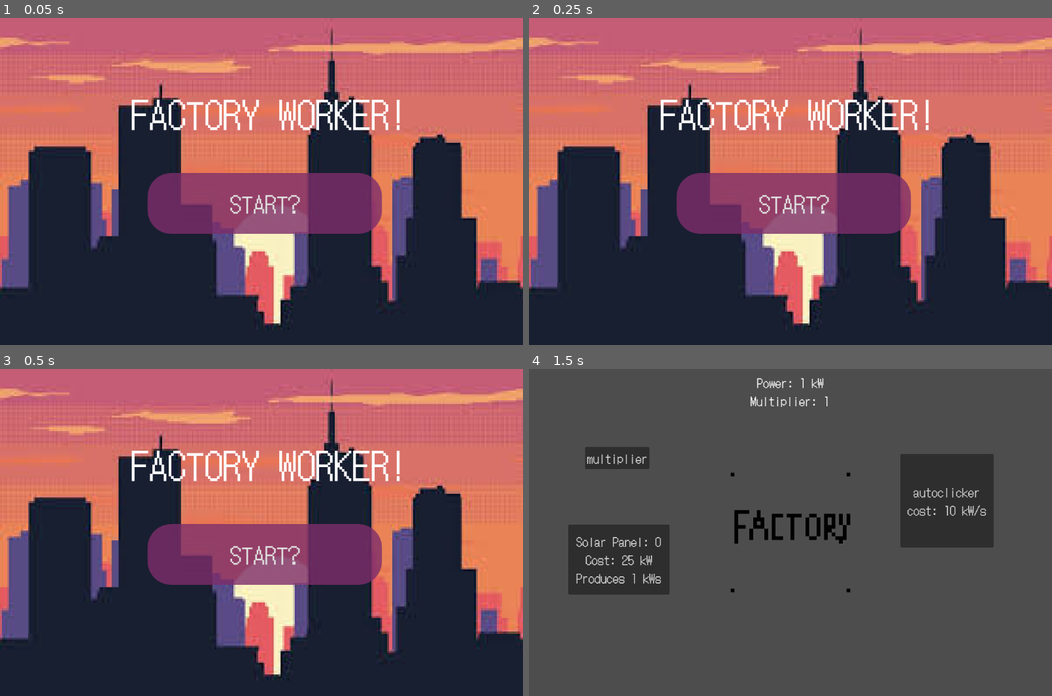
Above: before the commit, frames 1-4 (two rows, left to right).
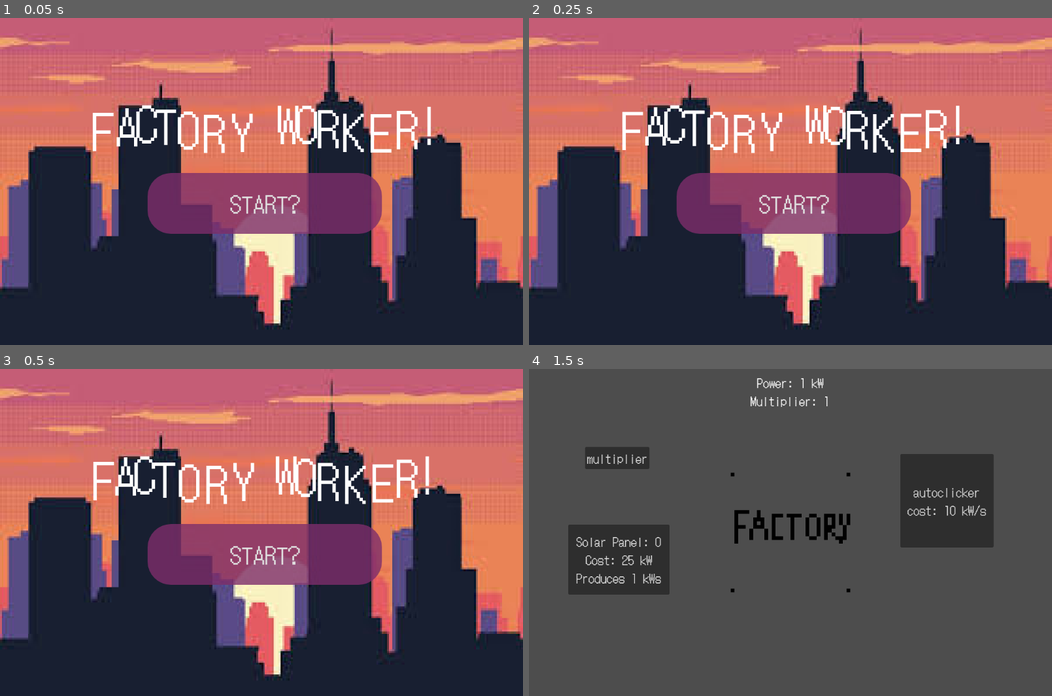
Above: after the commit, the same moments.

Repository: chu0029/SusGame
Game: Godot game, scene res://scenes/menu_start.tscn
Two runs of this game, one before a commit and one after it. Both use one fixed random seed, a clock stepped at 60 frames per second and the inputs below.
Inputs (mouse positions are in pixels of both pictures, inside the frame that each line leads up to):
- Up to frame 1 (0.05 s): no input
- Up to frame 2 (0.25 s): no input
- Up to frame 3 (0.5 s): no input
- Up to frame 4 (1.5 s): click "START?" at 0.5 s; click (790, 532) at 1.25 s

The runs differ from the first frame. In frame 1, 3.5% of the frame differs, in the area x 17-83%, y 25-42%; in frame 2, 3.5%; in frame 3, 3.5%; in frame 4, nothing differs.

Commit message:
tornadooooo

Diff:
--- a/scenes/menu_start.tscn
+++ b/scenes/menu_start.tscn
@@ -3,10 +3,7 @@
 [ext_resource type="Script" uid="uid://c07hputae2uq7" path="res://scripts/menu_start_script.gd" id="1_tc6ix"]
 [ext_resource type="Texture2D" uid="uid://0mbegryy0420" path="res://city pixal placeholder.jpg" id="2_4jmj5"]
 [ext_resource type="FontFile" uid="uid://dd1g3ubwksw" path="res://DOTGOTHIC16.TTF" id="3_phe8i"]
-
-[sub_resource type="LabelSettings" id="LabelSettings_tc6ix"]
-font = ExtResource("3_phe8i")
-font_size = 79
+[ext_resource type="Script" uid="uid://cdaiah8pxptle" path="res://scripts/rich_text_label.gd" id="4_4jmj5"]
 
 [sub_resource type="StyleBoxFlat" id="StyleBoxFlat_tc6ix"]
 bg_color = Color(0.489521, 0.177108, 0.418911, 0.8)
@@ -56,22 +53,6 @@
 grow_vertical = 2
 texture = ExtResource("2_4jmj5")
 
-[node name="Label" type="Label" parent="TextureRect"]
-layout_mode = 1
-anchors_preset = 5
-anchor_left = 0.5
-anchor_right = 0.5
-offset_left = -280.0
-offset_top = 146.0
-offset_right = 313.0
-offset_bottom = 261.0
-grow_horizontal = 2
-text = "Factory worker!"
-label_settings = SubResource("LabelSettings_tc6ix")
-horizontal_alignment = 1
-vertical_alignment = 1
-uppercase = true
-
 [node name="Button" type="Button" parent="."]
 layout_mode = 0
 offset_left = 316.0
@@ -85,4 +66,28 @@
 theme_override_styles/normal = SubResource("StyleBoxFlat_4jmj5")
 text = "START?"
 
+[node name="RichTextLabel" type="RichTextLabel" parent="."]
+layout_mode = 1
+anchors_preset = 8
+anchor_left = 0.5
+anchor_top = 0.5
+anchor_right = 0.5
+anchor_bottom = 0.5
+offset_left = -418.0
+offset_top = -195.0
+offset_right = 424.0
+offset_bottom = -39.0
+grow_horizontal = 2
+grow_vertical = 2
+theme_override_fonts/normal_font = ExtResource("3_phe8i")
+theme_override_fonts/bold_font = ExtResource("3_phe8i")
+theme_override_font_sizes/normal_font_size = 100
+theme_override_font_sizes/bold_font_size = 100
+bbcode_enabled = true
+text = "FACTORY WORKER!
+"
+horizontal_alignment = 1
+vertical_alignment = 1
+script = ExtResource("4_4jmj5")
+
 [connection signal="pressed" from="Button" to="." method="_on_button_pressed"]
--- /dev/null
+++ b/scripts/label.gd
@@ -0,0 +1,7 @@
+extends Label
+
+func _ready() -> void:
+	pass
+
+func _process(delta: float) -> void:
+	self.text = "[wave amp=10 freq=5] FACTORY WORKER! [/wave]"
--- /dev/null
+++ b/scripts/rich_text_label.gd
@@ -0,0 +1,9 @@
+extends RichTextLabel
+
+func _ready() -> void:
+	self.text = "[tornado radius =2  freq = 1000]FACTORY WORKER![/tornado]"
+
+	pass
+
+func _process(delta: float) -> void:
+	pass
Not shown, added: scripts/label.gd.uid
Not shown, added: scripts/rich_text_label.gd.uid
